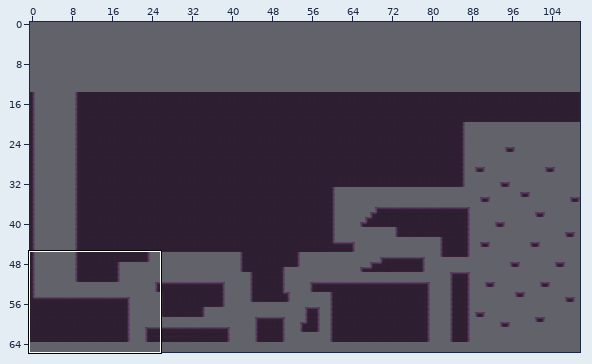
Two states of a Tiled map, Dev_class5_Orthogonal/Game/maps/DepthsOfTheAbyss.tmx. Above, an overview of the earlier version with the close-up marked.
Close-up. Before the edit:
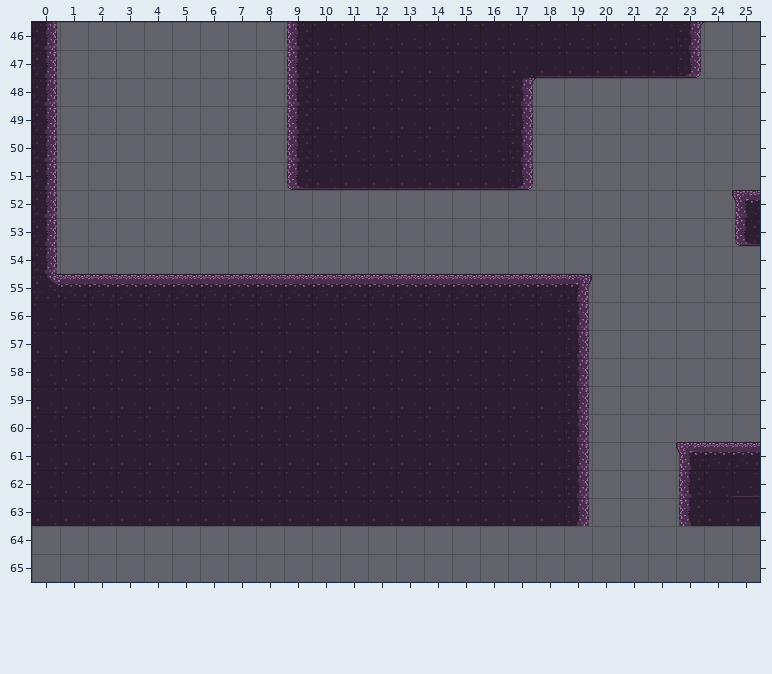
Cells are 32x32 px. Shown: x 0..25, y 46..65. The commit also changed other parts of the map, which this record leaves out. The old version is drawn lined up with the new one.
After:
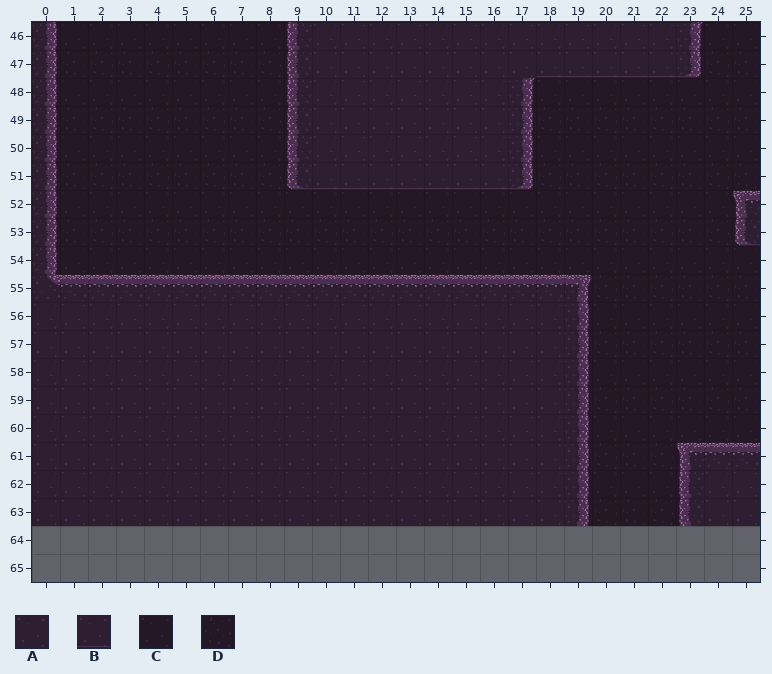
Key: from "BasicTileset": A 12, B 20, C 40, D 48.
_ is an empty cell.
Tiles of an added or newly shown layer are drawn over the layers below it.
Changes in this commit:
{"change": "map size 200x50 -> 320x64 cells (old content now starts at 0,14; both pictures use the new coordinates)"}
{"where": "layer \"Parallax\" (added)"}
{"y":46,"x":0,"old":"__________","new":"CCCCCCCCCC"}
{"y":46,"x":23,"old":"___","new":"CCC"}
{"y":47,"x":0,"old":"__________","new":"DDDDDDDDDD"}
{"y":47,"x":23,"old":"___","new":"DDD"}
{"y":48,"x":0,"old":"__________","new":"CCCCCCCCCC"}
{"y":48,"x":17,"old":"_________","new":"CCCCCCCCC"}
{"y":49,"x":0,"old":"__________","new":"DDDDDDDDDD"}
{"y":49,"x":17,"old":"_________","new":"DDDDDDDDD"}
{"y":50,"x":0,"old":"__________","new":"CCCCCCCCCC"}
{"y":50,"x":17,"old":"_________","new":"CCCCCCCCC"}
{"y":51,"x":0,"old":"__________","new":"DDDDDDDDDD"}
{"y":51,"x":17,"old":"_________","new":"DDDDDDDDD"}
{"y":52,"x":0,"old":"__________________________","new":"CCCCCCCCCCCCCCCCCCCCCCCCCC"}
{"y":53,"x":0,"old":"__________________________","new":"DDDDDDDDDDDDDDDDDDDDDDDDDD"}
{"y":54,"x":0,"old":"__________________________","new":"CCCCCCCCCCCCCCCCCCCCCCCCCC"}
{"y":55,"x":19,"old":"_______","new":"DDDDDDD"}
{"y":56,"x":19,"old":"_______","new":"CCCCCCC"}
{"y":57,"x":19,"old":"_______","new":"DDDDDDD"}
{"y":58,"x":19,"old":"_______","new":"CCCCCCC"}
{"y":59,"x":19,"old":"_______","new":"DDDDDDD"}
{"y":60,"x":19,"old":"_______","new":"CCCCCCC"}
{"y":61,"x":19,"old":"_____","new":"DDDDD"}
{"y":62,"x":19,"old":"_____","new":"CCCCC"}
{"y":63,"x":19,"old":"_____","new":"DDDDD"}
{"where": "layer \"MainFloor\""}
{"y":62,"x":25,"old":"B","new":"A"}
{"label":"changed","picture_box":[56,22,760,526]}
